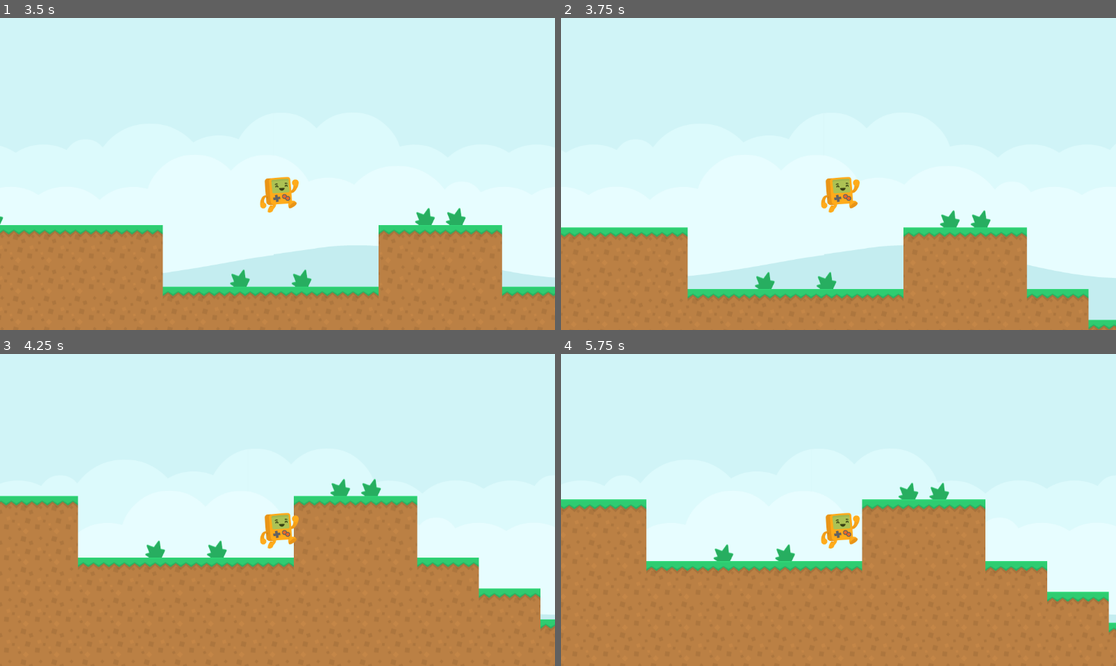
Above: before the commit, frames 1-4 (two rows, left to right).
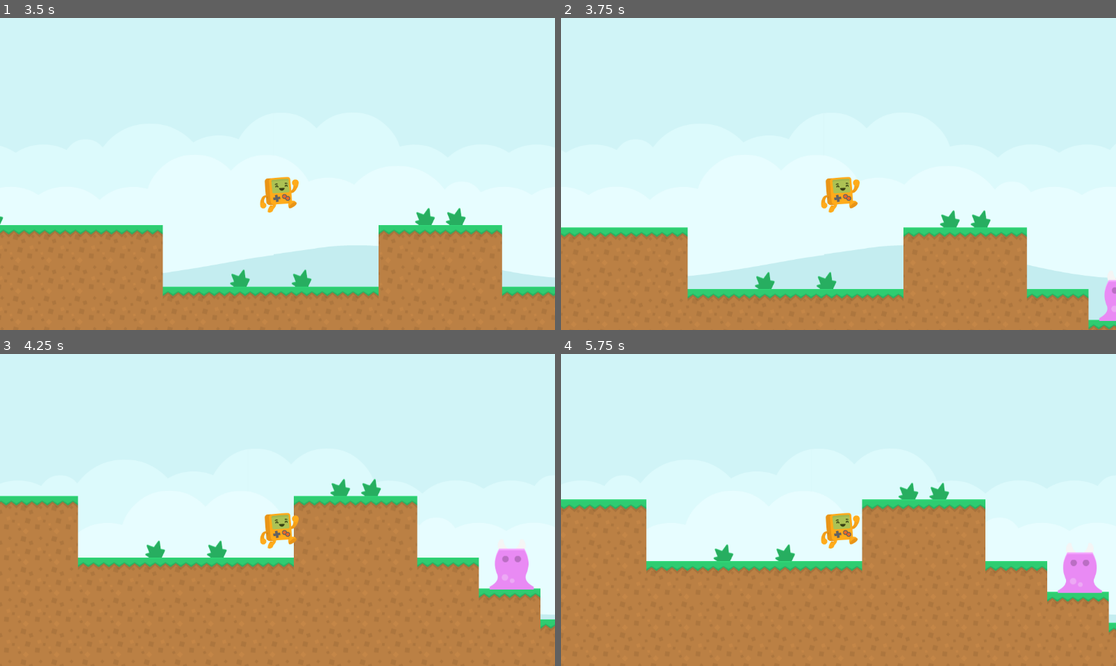
Above: after the commit, the same moments.

Repository: most025/bitbot-adventure
Game: Godot game, scene res://Scene/main/level.tscn
Same seed, same stepped clock (60 frames per second), same inputs: the game is played once before the commit and once after it.
Inputs:
- Up to frame 1 (3.5 s): tap Enter (ui_accept) at 0.5, 0.77, 1.52, 3.02 s; hold Right (ui_right) 0.53-2.03 s; hold Left (ui_left) 2.03-2.78 s; hold Right (ui_right) from 2.78 s (still down)
- Up to frame 2 (3.75 s): keep holding Right (ui_right)
- Up to frame 3 (4.25 s): keep holding Right (ui_right); tap Enter (ui_accept) at 3.77 s
- Up to frame 4 (5.75 s): release Right (ui_right) at 4.28 s; hold Left (ui_left) 4.28-5.03 s; tap Enter (ui_accept) at 4.52 s; hold Right (ui_right) from 5.03 s (still down)

Frame 1 is identical in both runs. In frame 2, 0.3% of the frame differs, in the area x 96-100%, y 83-98%; in frame 3, 0.8%, in the area x 88-97%, y 62-76%; in frame 4, 0.8%.

Commit message:
Se ha agregado un nuevo enemigo (Percebe)
Junto a los archivos del enemigo percebe también van los archivos  de la bola de fuego que es el ataque del percebe.

Diff:
--- /dev/null
+++ b/Scene/enemies/bernacle.gd
@@ -0,0 +1,9 @@
+extends Area2D
+var FireBallScene= preload("res://Scene/enemies/projectiles/fireball.tscn")
+
+
+
+func _on_timer_timeout() -> void:
+	var fireball= FireBallScene.instantiate()
+	fireball.position = $ShootPosition.position
+	add_child(fireball)
--- /dev/null
+++ b/Scene/enemies/bernacle.tscn
@@ -0,0 +1,46 @@
+[gd_scene load_steps=6 format=3 uid="uid://c1xbskuetpobk"]
+
+[ext_resource type="Script" path="res://Scene/enemies/bernacle.gd" id="1_1wipx"]
+[ext_resource type="Texture2D" uid="uid://dd4pmo4ic4w6u" path="res://assets/enemies/barnacle.png" id="1_7v56e"]
+[ext_resource type="Texture2D" uid="uid://ck2u3hhmd0arl" path="res://assets/enemies/barnacle_attack.png" id="2_vv4vu"]
+
+[sub_resource type="SpriteFrames" id="SpriteFrames_qw3li"]
+animations = [{
+"frames": [{
+"duration": 1.0,
+"texture": ExtResource("1_7v56e")
+}, {
+"duration": 1.0,
+"texture": ExtResource("2_vv4vu")
+}],
+"loop": true,
+"name": &"default",
+"speed": 7.0
+}]
+
+[sub_resource type="RectangleShape2D" id="RectangleShape2D_3hw0h"]
+size = Vector2(48, 112)
+
+[node name="Bernacle" type="Area2D" groups=["enemies"]]
+collision_layer = 2
+collision_mask = 0
+script = ExtResource("1_1wipx")
+
+[node name="AnimatedSprite2D" type="AnimatedSprite2D" parent="."]
+position = Vector2(0, -64)
+sprite_frames = SubResource("SpriteFrames_qw3li")
+autoplay = "default"
+frame_progress = 0.718098
+
+[node name="CollisionShape2D" type="CollisionShape2D" parent="."]
+position = Vector2(0, -56)
+shape = SubResource("RectangleShape2D_3hw0h")
+
+[node name="Timer" type="Timer" parent="."]
+wait_time = 3.0
+autostart = true
+
+[node name="ShootPosition" type="Marker2D" parent="."]
+position = Vector2(0, -104)
+
+[connection signal="timeout" from="Timer" to="." method="_on_timer_timeout"]
--- /dev/null
+++ b/Scene/enemies/projectiles/fireball.gd
@@ -0,0 +1,11 @@
+extends Area2D
+var speed=200
+var rotation_speed= 2 * TAU
+
+func _process(delta: float) -> void:
+	position.y += speed * delta
+	$Sprite2D.rotate(rotation_speed * delta)
+
+
+func _on_timer_timeout() -> void:
+	queue_free()
--- /dev/null
+++ b/Scene/enemies/projectiles/fireball.tscn
@@ -0,0 +1,22 @@
+[gd_scene load_steps=4 format=3 uid="uid://dd86gfbn4sfgm"]
+
+[ext_resource type="Texture2D" uid="uid://cm1hkrhxh3qyd" path="res://assets/enemies/fireball.png" id="1_u2k68"]
+[ext_resource type="Script" path="res://Scene/enemies/projectiles/fireball.gd" id="1_xasgy"]
+
+[sub_resource type="CircleShape2D" id="CircleShape2D_re2ca"]
+radius = 22.3607
+
+[node name="fireball" type="Area2D" groups=["projectiles"]]
+script = ExtResource("1_xasgy")
+
+[node name="Sprite2D" type="Sprite2D" parent="."]
+texture = ExtResource("1_u2k68")
+
+[node name="CollisionShape2D" type="CollisionShape2D" parent="."]
+shape = SubResource("CircleShape2D_re2ca")
+
+[node name="Timer" type="Timer" parent="."]
+one_shot = true
+autostart = true
+
+[connection signal="timeout" from="Timer" to="." method="_on_timer_timeout"]
--- a/Scene/main/level.tscn
+++ b/Scene/main/level.tscn
@@ -6,6 +6,7 @@
 [ext_resource type="PackedScene" uid="uid://bktb7y0vvlli5" path="res://Scene/enemies/bee.tscn" id="4_15awg"]
 [ext_resource type="PackedScene" uid="uid://dckif46bsl53c" path="res://Scene/enemies/snail.tscn" id="5_em8nf"]
 [ext_resource type="PackedScene" uid="uid://dei3b1lpfql40" path="res://deatzone/deatzone.tscn" id="5_lbmxd"]
+[ext_resource type="PackedScene" uid="uid://c1xbskuetpobk" path="res://Scene/enemies/bernacle.tscn" id="6_se0q8"]
 
 [sub_resource type="TileSetAtlasSource" id="TileSetAtlasSource_a3ulg"]
 texture = ExtResource("2_44jk3")
@@ -55,6 +56,9 @@
 [node name="Snail" parent="Enemies" groups=["enemies"] instance=ExtResource("5_em8nf")]
 position = Vector2(667, -672)
 
+[node name="Bernacle" parent="Enemies" instance=ExtResource("6_se0q8")]
+position = Vector2(1171, -608)
+
 [node name="Deatzone" parent="." instance=ExtResource("5_lbmxd")]
 position = Vector2(4025, -290)
 scale = Vector2(2.71417, 3.04231)
--- a/Scene/main/player.gd
+++ b/Scene/main/player.gd
@@ -59,7 +59,7 @@
 func _on_area_2d_area_entered(area):
 	if (area.is_in_group("enemies")):
 		colicionar_com_enemigo(area)
-	elif (area.is_in_group("deatzone")):
+	elif (area.is_in_group("deatzone") or area.is_in_group("projectiles")):
 		lose()
 
 # Función que permite la colición con enemigos terrestres.
--- a/project.godot
+++ b/project.godot
@@ -18,6 +18,7 @@
 [global_group]
 
 enemies=""
+projectiles=""
 
 [rendering]
 
Not shown: 1 places in Scene/main/level.tscn that only renumber resources
Binary file added: assets/enemies/fireball.png
Not shown, added: assets/enemies/fireball.png.import
